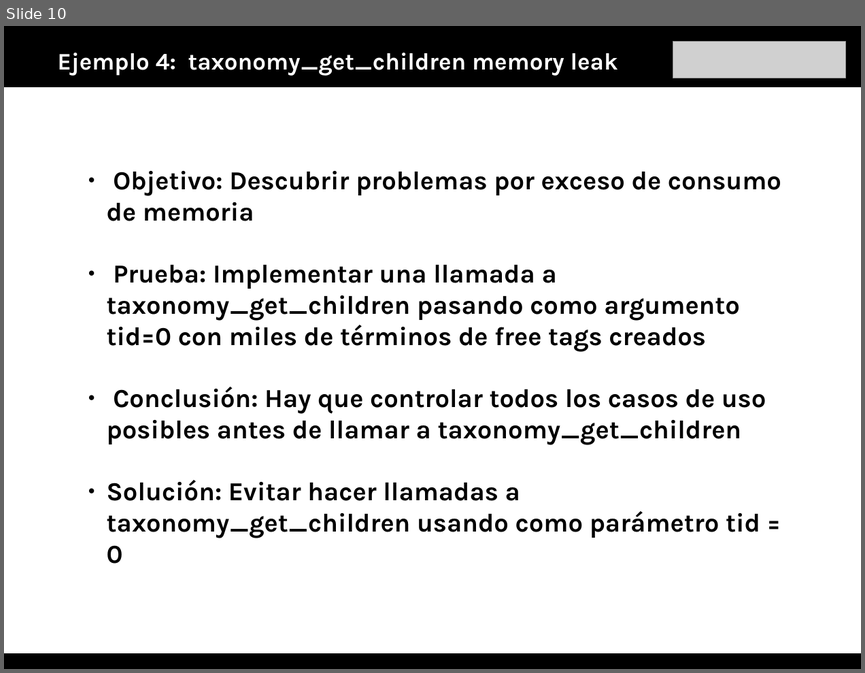
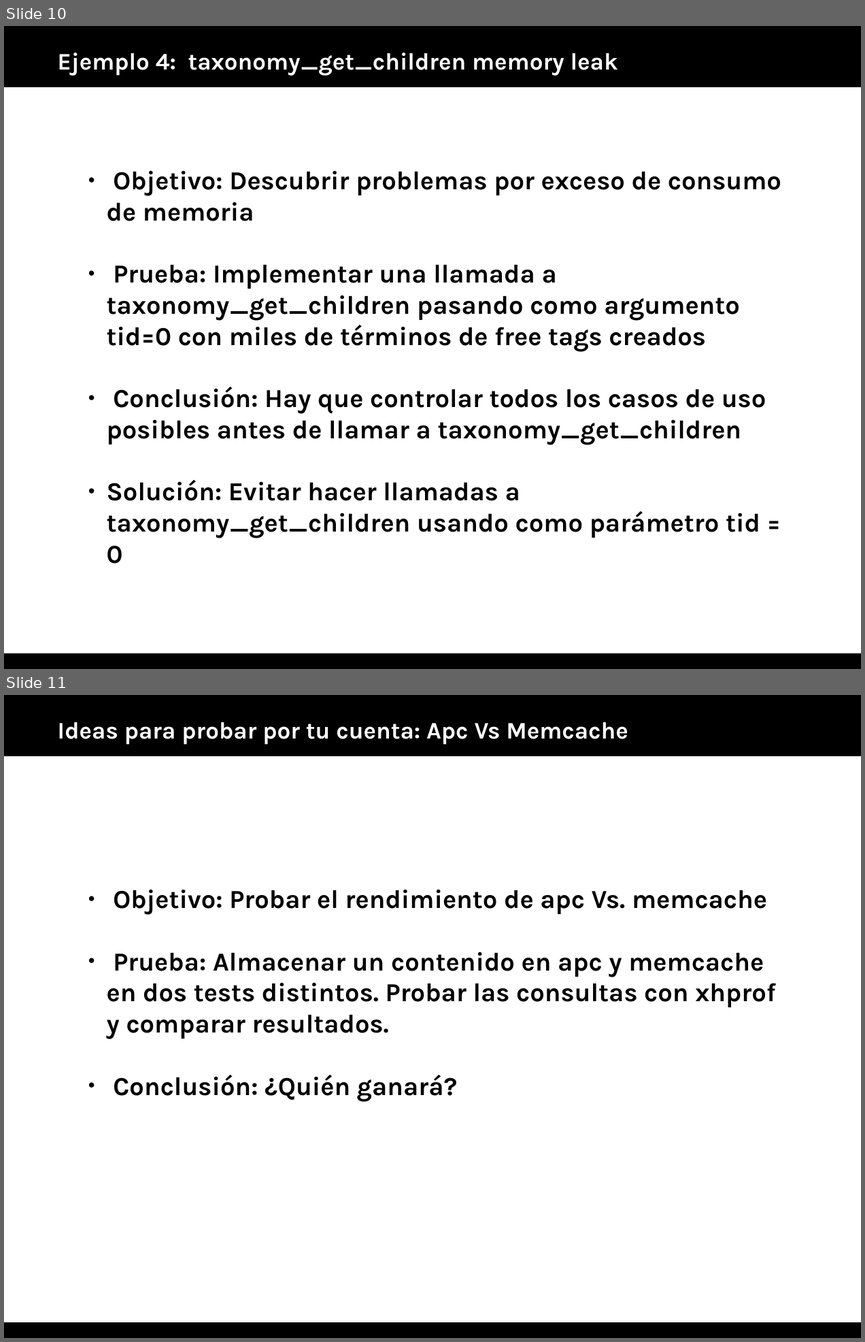
Before and after one commit to cronotrunks/profiling-tutorial, a slide deck: slides/betabeers-profiling.odp. Shown one above the other, each under a label of ours: slide 10 before the commit, slides 10 and 11 after it. The pictures are 865x673 and 865x1342 pixels, drawn with LibreOffice and Linux fonts; fonts in the diff are those of the drawing; grey boxes stand for pictures; background and template pictures are left out. Boxes give left, top, right and bottom in pixels: in the first picture for what was removed or moved away, otherwise in the second. Text is boxed around its words. In the diff, an @@ line names an element or a change of style, - is before the commit and + after.

```diff
--- a/slides/betabeers-profiling.odp
+++ b/slides/betabeers-profiling.odp
@@ slide 11 added at [4,695,861,1338], background #FFFFFF; not listed: 2 template elements that a slide beside it also shows @@
@@ text added at [58,722,628,745], 22 pt, text #FFFFFF, bold @@
+Ideas para probar por tu cuenta: Apc Vs Memcache
@@ text added at [107,889,776,1102], 24 pt, text #000000, bold @@
+● Objetivo: Probar el rendimiento de apc Vs. memcache
+● Prueba: Almacenar un contenido en apc y memcache en dos tests distintos. Probar las consultas con xhprof y comparar resultados.
+● Conclusión: ¿Quién ganará?
@@ slide 10 changed as well @@
@@ picture removed at [673,42,846,78] @@
```
Also in this commit, not shown: 11 other slides changed, 2 other slides added, 1 other file.
